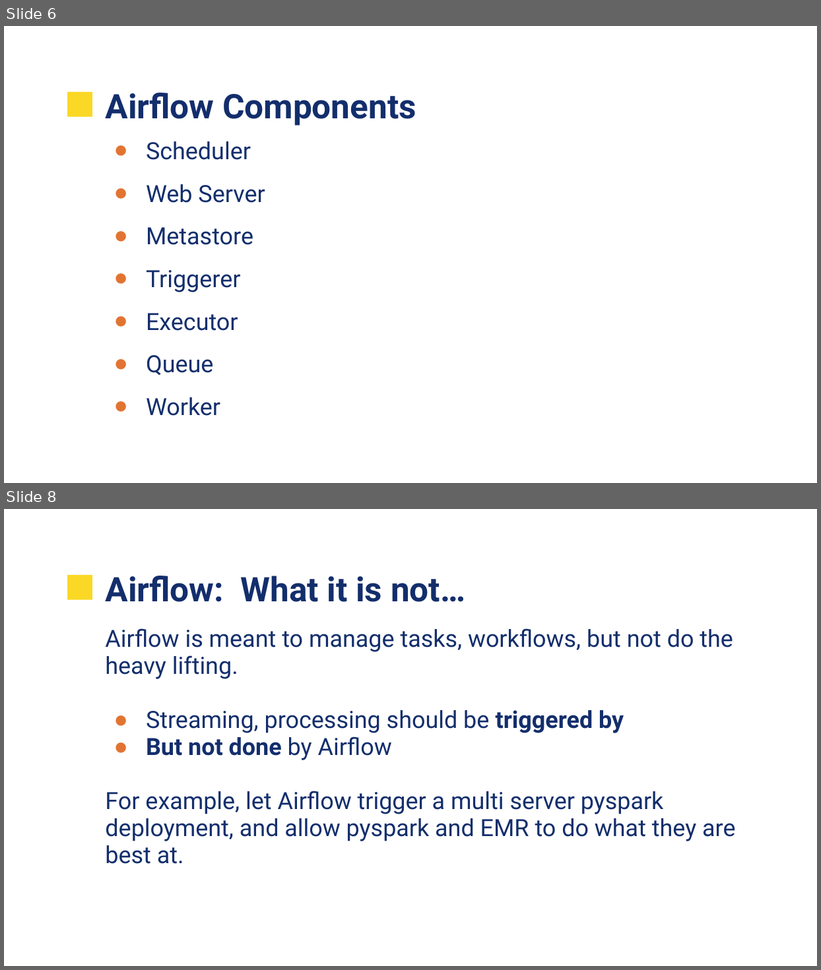
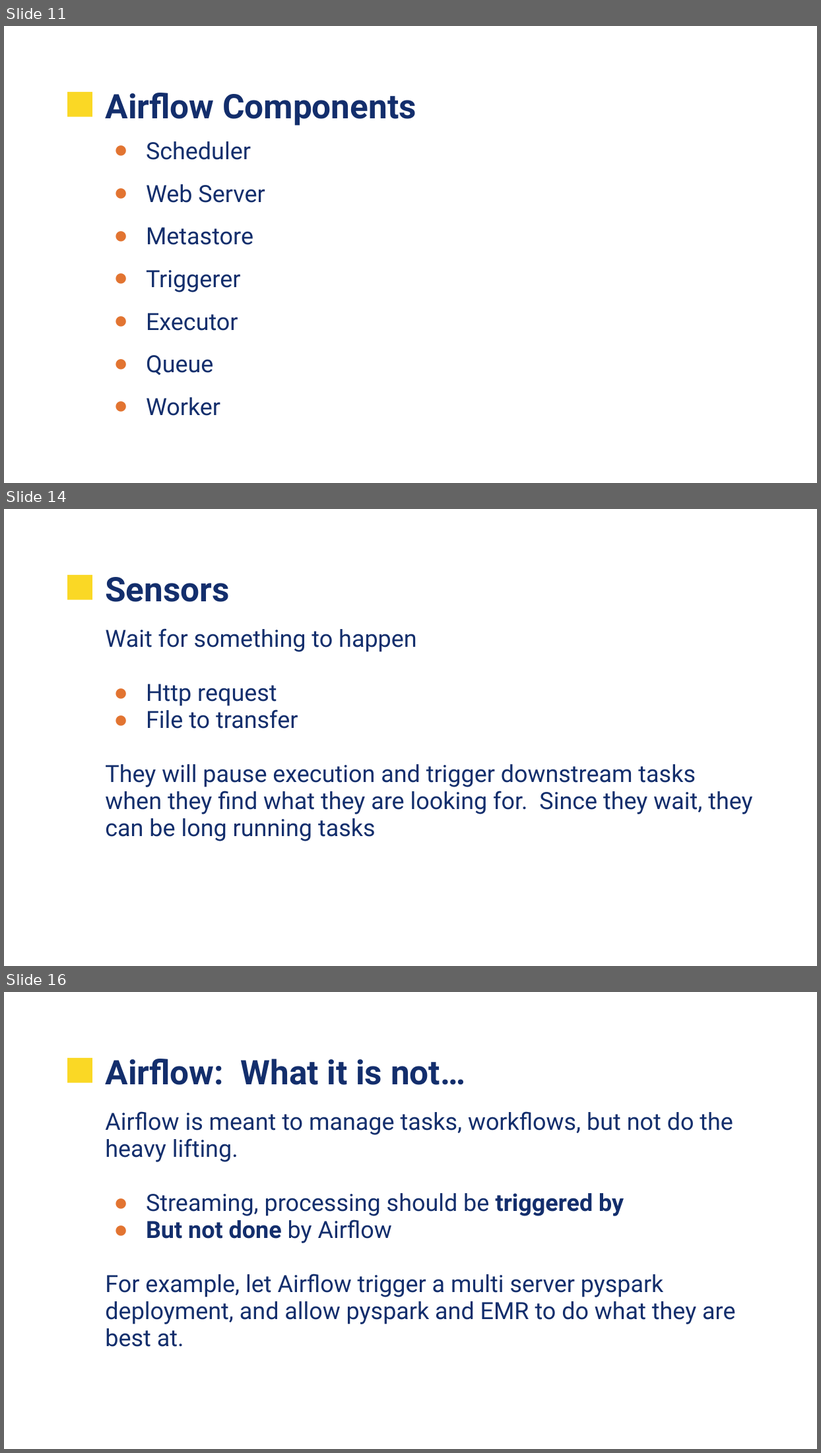
Before and after one commit to UVADS/data_engineering, a slide deck: 09_lte1_airflow/UVA-Airflow.pptx. Shown one above the other, each under a label of ours: slides 6 and 8 before the commit, slides 11, 14 and 16 after it; the slides between them are not shown. The pictures are 821x970 and 821x1453 pixels, drawn with LibreOffice and Linux fonts; fonts in the diff are those of the drawing; background and template pictures are left out. Boxes give left, top, right and bottom in pixels: in the first picture for what was removed or moved away, otherwise in the second. Text is boxed around its words. In the diff, an @@ line names an element or a change of style, - is before the commit and + after.

```diff
--- a/09_lte1_airflow/UVA-Airflow.pptx
+++ b/09_lte1_airflow/UVA-Airflow.pptx
@@ slide 14 added at (4, 509, 817, 966), background picture (left out); not listed: 1 template element that a slide beside it also shows @@
@@ title added at (105, 577, 229, 602), 30 pt, text #132E6C, bold @@
+Sensors
@@ text added at (105, 628, 752, 842), 21 pt, text #132E6C @@
+Wait for something to happen
+● Http request
+● File to transfer
+They will pause execution and trigger downstream tasks when they find what they are looking for. Since they wait, they can be long running tasks
@@ what was slide 6 is now slide 11 @@
@@ what was slide 8 is now slide 16 @@
```
Also in this commit, not shown: 3 slides changed, 10 other slides added, 1 slide removed.
